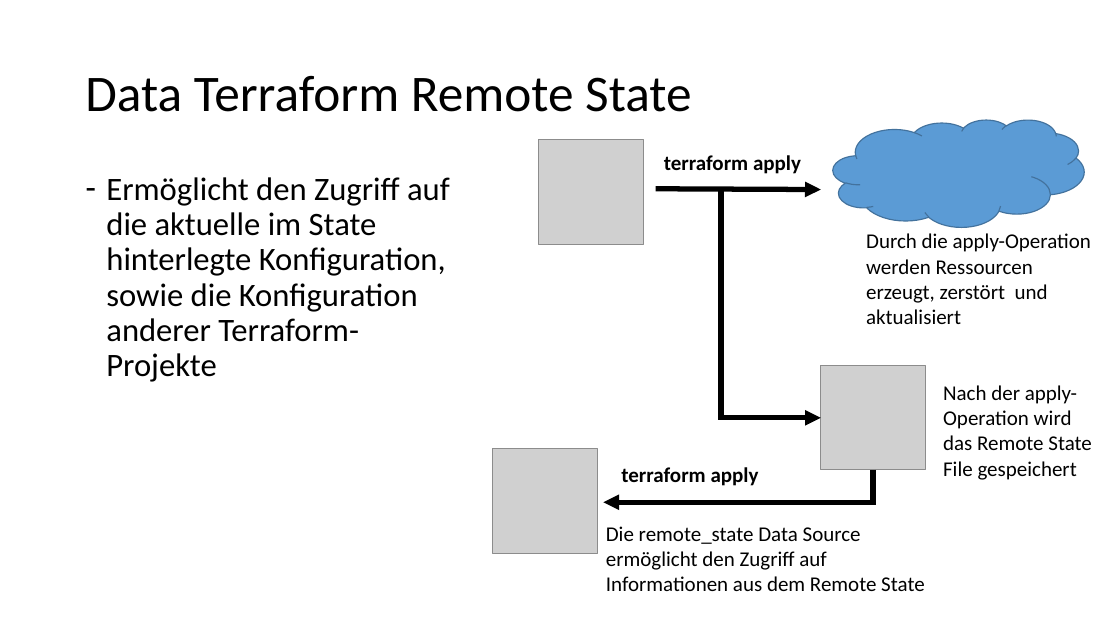
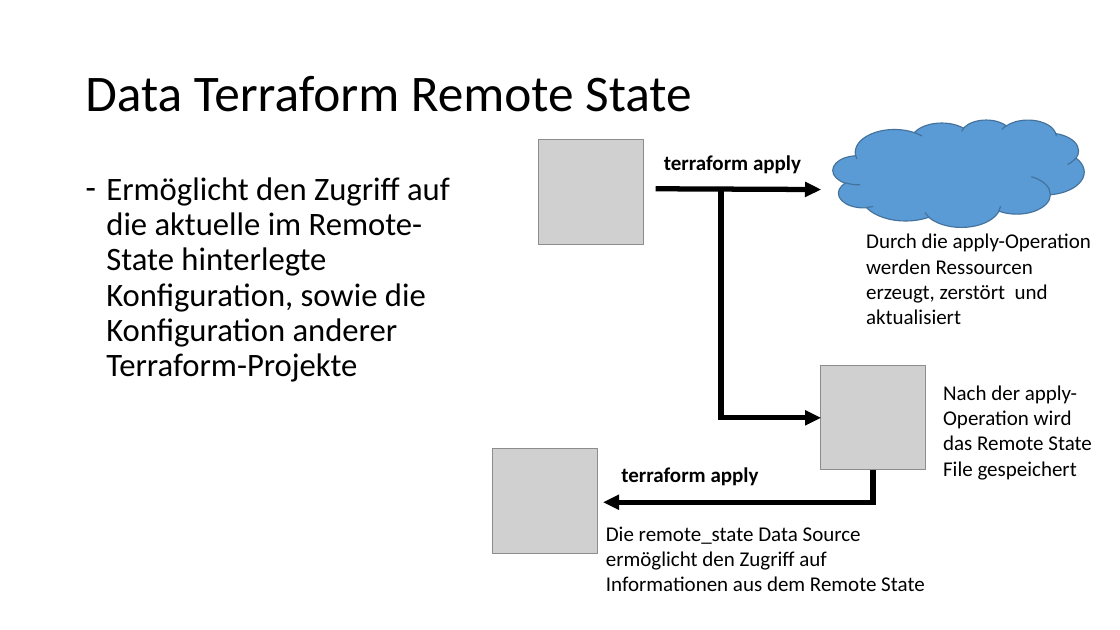
Before and after one commit to djakielski/terraform-schulung, a slide deck: slide 6 of Modul_05_DataSources/DataSources.pptx. Drawn at 1120x630 pixels with LibreOffice and Linux fonts; fonts in the diff are those of the drawing; grey boxes stand for pictures. Boxes give left, top, right and bottom in pixels: in the first picture for what was removed or moved away, otherwise in the second. Text is boxed around its words. In the diff, an @@ line names an element or a change of style, - is before the commit and + after.

```diff
--- a/Modul_05_DataSources/DataSources.pptx
+++ b/Modul_05_DataSources/DataSources.pptx
@@ text at [106,177,450,382]: text changed @@
-– Ermöglicht den Zugriff auf die aktuelle im State hinterlegte Konfiguration, sowie die Konfiguration anderer Terraform-Projekte
+– Ermöglicht den Zugriff auf die aktuelle im Remote-State hinterlegte Konfiguration, sowie die Konfiguration anderer Terraform-Projekte
```
Also in this commit, not shown: 1 other slide changed, 1 other file.
